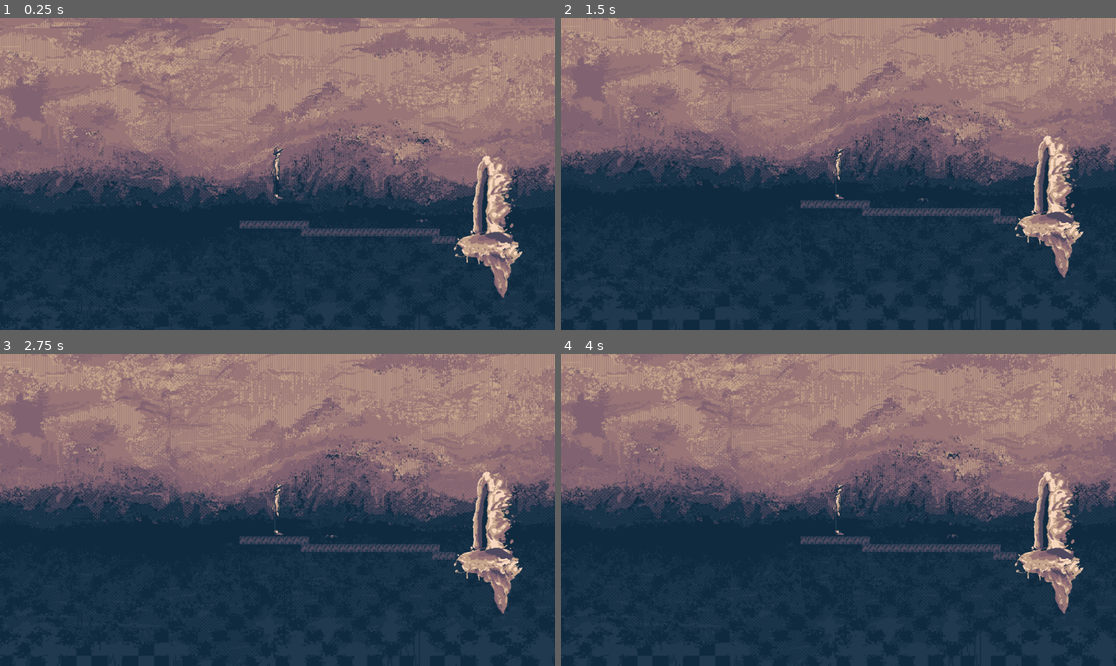
Above: before the commit, frames 1-4 (two rows, left to right).
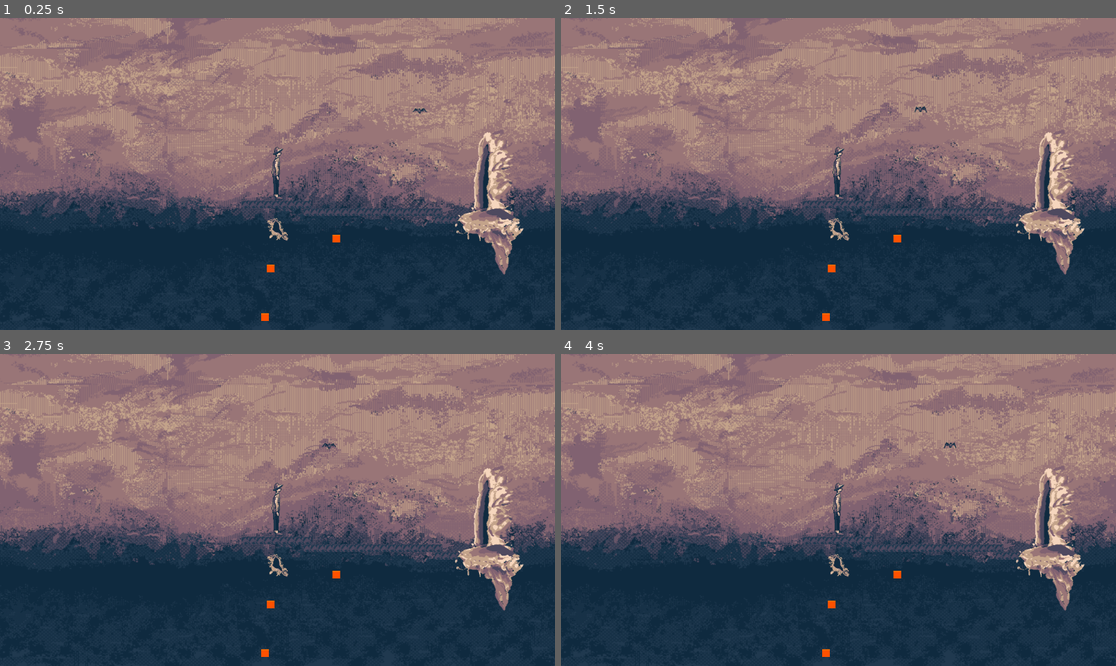
Above: after the commit, the same moments.

Repository: hellomynameisren/ludumdare
Game: Godot game, scene res://liquid/levels/spider_level.tscn
Two runs of this game, one before a commit and one after it. Both use one fixed random seed, a clock stepped at 60 frames per second and the inputs below. The project has no main scene, so this scene is started directly.
Inputs:
- Up to frame 1 (0.25 s): no input
- Up to frame 2 (1.5 s): tap Enter at 1.25 s
- Up to frame 3 (2.75 s): tap Space at 2 s
- Up to frame 4 (4 s): tap Enter at 2.75 s; tap Space at 3.5 s

The runs differ from the first frame. In frame 1, 28% of the frame differs, in the area x 0-100%, y 0-98%; in frame 2, 34%; in frame 3, 34%; in frame 4, 34%.

Commit message:
trying to fix lava

Diff:
--- a/liquid/levels/level.gd
+++ b/liquid/levels/level.gd
@@ -32,7 +32,7 @@
 
 # Called when the node enters the scene tree for the first time.
 func _ready():
-	pass # Replace with function body.
+	replace_tiles()
 
 
 # Called every frame. 'delta' is the elapsed time since the previous frame.
@@ -40,11 +40,14 @@
 	pass
 
 func replace_tiles():
-	var used_rect = $TileMap.get_used_rect()
+	var tilemap = get_node("TileMap")
+	if not tilemap:
+		return
+	var used_rect = tilemap.get_used_rect()
 	for x in range(used_rect.position.x, used_rect.position.x + used_rect.size.x):
 		for y in range(used_rect.position.y, used_rect.position.y + used_rect.size.y):
 			var tile_coord = Vector2(x, y)
-			var tile_id = $TileMap.get_cell_source_id(0, tile_coord)
+			var tile_id = tilemap.get_cell_source_id(0, tile_coord)
 			# print("tile " + str(tile_id) + " loc " + str(tile_coord))
 			#if tile_id == 0:
 			#	var position = $TileMap.map_to_local(tile_coord + Vector2(1/2, 1/2))
@@ -53,28 +56,28 @@
 			#	self.add_child(wall_instance)
 			#	$TileMap.set_cell(0, tile_coord, -1)
 			if tile_id == 1:
-				var position = $TileMap.map_to_local(tile_coord + Vector2(1/2, 1/2))
+				var position = tilemap.map_to_local(tile_coord + Vector2(1/2, 1/2))
 				var lava_instance = lava_block_scene.instantiate()
 				lava_instance.global_position = position
 				self.add_child(lava_instance)
-				$TileMap.set_cell(0, tile_coord, -1)
+				tilemap.set_cell(0, tile_coord, -1)
 			if tile_id == 2:
-				var frame = $TileMap.get_cell_tile_data(0, tile_coord).get_custom_data_by_layer_id(0)
-				var position = $TileMap.map_to_local(tile_coord + Vector2(1/2, 1/2))
+				var frame = tilemap.get_cell_tile_data(0, tile_coord).get_custom_data_by_layer_id(0)
+				var position = tilemap.map_to_local(tile_coord + Vector2(1/2, 1/2))
 				var breakable_instance = breakable_block_scene.instantiate()
 				breakable_instance.global_position = position
 				breakable_instance.get_node("Sprite2D").frame = frame
 				self.add_child(breakable_instance)
-				$TileMap.set_cell(0, tile_coord, -1)
+				tilemap.set_cell(0, tile_coord, -1)
 			if tile_id == 3:
-				var position = $TileMap.map_to_local(tile_coord + Vector2(1/2, 1/2))
+				var position = tilemap.map_to_local(tile_coord + Vector2(1/2, 1/2))
 				var gravel_instance = gravel_scene.instantiate()
 				gravel_instance.global_position = position
 				self.add_child(gravel_instance)
-				$TileMap.set_cell(0, tile_coord, -1)
+				tilemap.set_cell(0, tile_coord, -1)
 			if tile_id == 4:
-				var position = $TileMap.map_to_local(tile_coord + Vector2(1/2, 1/2))
+				var position = tilemap.map_to_local(tile_coord + Vector2(1/2, 1/2))
 				var weak_instance = weak_scene.instantiate()
 				weak_instance.global_position = position
 				self.add_child(weak_instance)
-				$TileMap.set_cell(0, tile_coord, -1)
+				tilemap.set_cell(0, tile_coord, -1)
--- a/liquid/levels/spider_level.tscn
+++ b/liquid/levels/spider_level.tscn
@@ -6,32 +6,36 @@
 [ext_resource type="PackedScene" uid="uid://bokkqyrjki4o" path="res://liquid/goal.tscn" id="4_dmipc"]
 [ext_resource type="PackedScene" uid="uid://rba83x17eh0s" path="res://liquid/flying_spider.tscn" id="5_hoiow"]
 [ext_resource type="PackedScene" uid="uid://nd1iag724mnm" path="res://liquid/flying_spider_follow.tscn" id="5_ku6e8"]
+[ext_resource type="PackedScene" uid="uid://baep8bkn4mli2" path="res://liquid/lava_hole.tscn" id="7_psotc"]
+[ext_resource type="PackedScene" uid="uid://dsnju0gh5v4m2" path="res://liquid/lava_block.tscn" id="8_f10me"]
 
 [sub_resource type="Curve2D" id="Curve2D_vwlrs"]
 _data = {
-"points": PackedVector2Array(0, 0, 0, 0, -121, -11, 0, 0, 0, 0, -365, -12, 0, 0, 0, 0, -121, -11)
+"points": PackedVector2Array(0, 0, 0, 0, -121, -11, 0, 0, 0, 0, -133.051, -9.68892, 0, 0, 0, 0, -365, -12, 0, 0, 0, 0, -121, -11)
 }
-point_count = 3
+point_count = 4
 
 [node name="Level" instance=ExtResource("1_fxu03")]
+position = Vector2(-12, 85)
 
 [node name="Player" parent="." index="3" instance=ExtResource("2_irvqr")]
 position = Vector2(223, 275)
 
 [node name="TileMap" type="TileMap" parent="." index="4"]
+position = Vector2(12, -85)
 tile_set = ExtResource("3_ljihy")
 format = 2
-layer_0/tile_data = PackedInt32Array(1638409, 65536, 1, 1638 …(505 unchanged characters)…  1, 1769507, 65536, 1, 1769508, 65536, 1)
+layer_0/tile_data = PackedInt32Array(1638409, 65536, 1, 1638 …(505 unchanged characters)…  1, 1769507, 65536, 1, 1769508, 65536, 1, 1835021, 1, 0)
 
 [node name="Goal" parent="." index="5" instance=ExtResource("4_dmipc")]
-position = Vector2(667, 413)
+position = Vector2(676, 321)
 
 [node name="Path2D" type="Path2D" parent="." index="6"]
-position = Vector2(667, 413)
+position = Vector2(667, 329)
 curve = SubResource("Curve2D_vwlrs")
 
 [node name="FlyingSpiderFollow" parent="Path2D" index="0" instance=ExtResource("5_ku6e8")]
-position = Vector2(-121, -11)
+position = Vector2(-121.042, -11.0002)
 rotation = -3.13749
 progress = 488.004
 
@@ -40,14 +44,20 @@
 rotation = 3.13749
 
 [node name="Path2D2" type="Path2D" parent="." index="7"]
-position = Vector2(669, 248)
+position = Vector2(669, 140)
 curve = SubResource("Curve2D_vwlrs")
 
 [node name="FlyingSpiderFollow" parent="Path2D2" index="0" instance=ExtResource("5_ku6e8")]
-position = Vector2(-121, -11)
+position = Vector2(-121.042, -11.0002)
 rotation = -3.13749
 progress = 488.004
 
 [node name="FlyingSpider" parent="Path2D2/FlyingSpiderFollow" index="0" instance=ExtResource("5_hoiow")]
 position = Vector2(-1.99194, 2.00824)
 rotation = 3.13749
+
+[node name="LavaHole" parent="." index="8" instance=ExtResource("7_psotc")]
+position = Vector2(230, 377)
+
+[node name="LavaBlock" parent="." index="9" instance=ExtResource("8_f10me")]
+position = Vector2(352, 394)
Not shown: 1 places in liquid/levels/spider_level.tscn that only renumber resources
